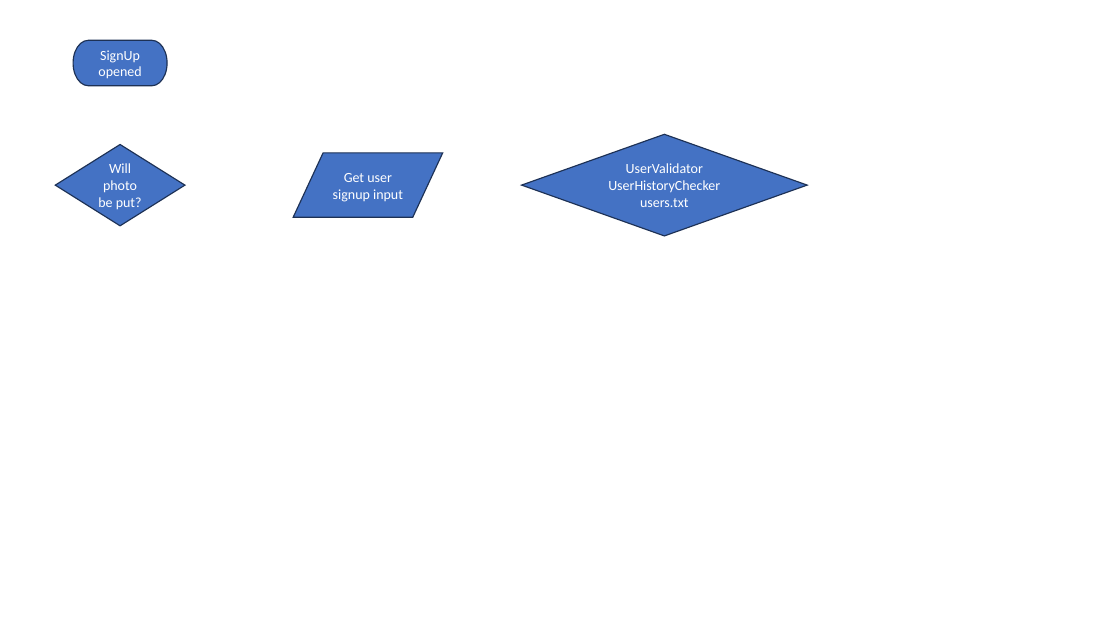
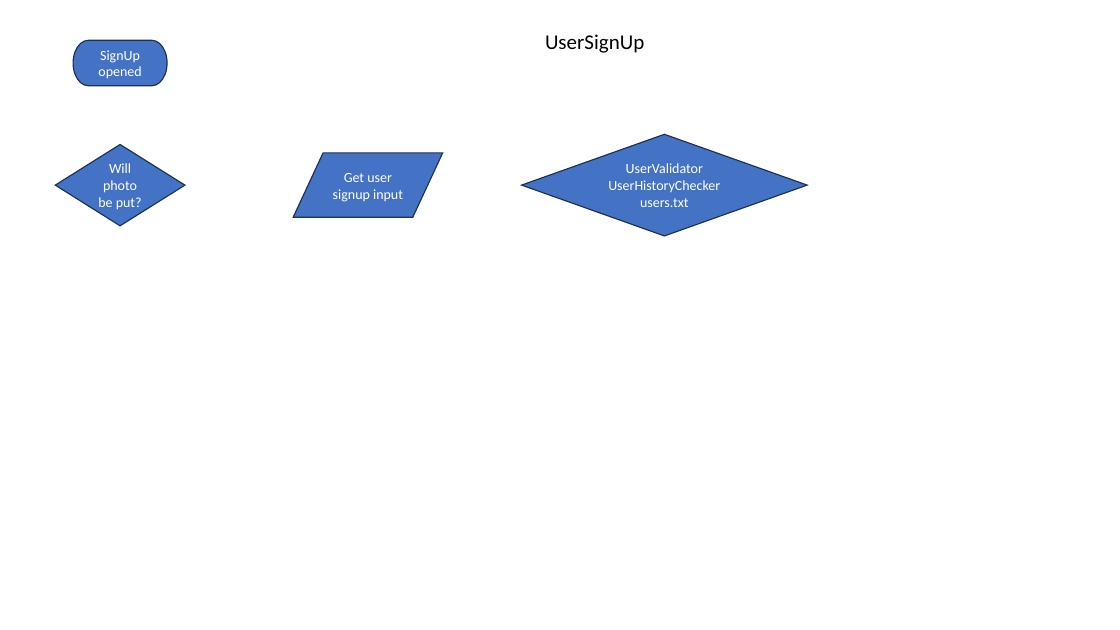
Before and after one commit to GGulsoy/NBASimulator, a slide deck: slide 3 of other documents/Flowchart repeat.pptx. Drawn at 1120x630 pixels with LibreOffice and Linux fonts; fonts in the diff are those of the drawing. Boxes give left, top, right and bottom in pixels: in the first picture for what was removed or moved away, otherwise in the second. Text is boxed around its words. In the diff, an @@ line names an element or a change of style, - is before the commit and + after.

```diff
--- a/other documents/Flowchart repeat.pptx
+++ b/other documents/Flowchart repeat.pptx
@@ text added at [545, 34, 644, 53], 18 pt, text #000000 @@
+UserSignUp
```
Also in this commit, not shown: 3 slides added, 1 slide removed, 24 other files.
